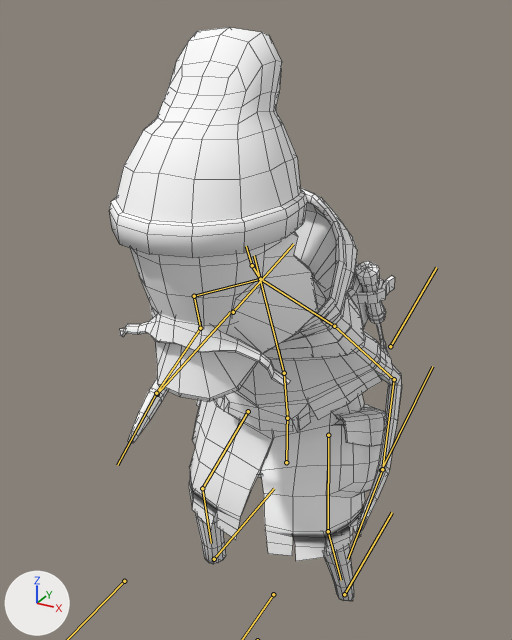
The FBX model Assets/Models/PlayerModel.fbx as it was, and as the next commit left it.
Rendered twice from a camera (50 mm lens) standing at (0.806, -1.586, 1.765) and looking at (-0.049, -0.032, 0.988). Every picture has the same lights, and +X, +Y and +Z are marked at lower left. Both versions are drawn at frame 2 of the action 'Rig|Jump'; the numbers are the values there. The bones that bend it are drawn over the model as lines. Mesh edges are drawn as thin lines.

In view in the first picture: 'GameOffJamCharacter_02'.
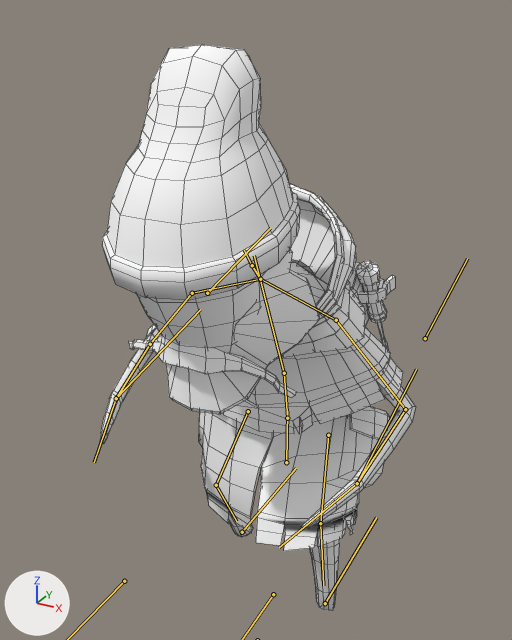
What the commit changed:
Bone 'Head' (bone_head) turns from (-3, 0, 0) to (9, 0, 0) degrees about its own x, y and z.
Bone 'Arm_Shoulder.L' (bone_arm_shoulder_l) turns from (-4, -1, -1) to (1, 0, 0) degrees about its own x, y and z.
Bone 'Arm_Upper.L' (bone_arm_upper_l) turns from (28, -8, 9) to (4, 0, 5) degrees about its own x, y and z.
Bone 'Arm_Lower.L' (bone_arm_lower_l) turns from (-12, -6, -55) to (-13, -7, -60) degrees about its own x, y and z.
Bone 'Arm_Shoulder.R' (bone_arm_shoulder_r) turns from (-4, 1, 1) to (-2, 0, 0) degrees about its own x, y and z.
Bone 'Arm_Upper.R' (bone_arm_upper_r) turns from (31, 9, -6) to (2, 3, 3) degrees about its own x, y and z.
Bone 'Arm_Lower.R' (bone_arm_lower_r) turns from (-13, 9, 66) to (-14, 10, 69) degrees about its own x, y and z.
Bone 'Leg_Upper.L' (bone_leg_upper_l) turns from (-23, 0, -9) to (-37, -5, -8) degrees about its own x, y and z.
Bone 'Leg_Lower.L' (bone_leg_lower_l) turns from (41, -4, 12) to (46, -6, 13) degrees about its own x, y and z.
Bone 'Leg_Upper.R' (bone_leg_upper_r) turns from (-10, 0, 4) to (7, -1, 2) degrees about its own x, y and z.

Boxes (x1, y1, x2, y2) around the edits, measured in the pictures (512 x 640 px):
'GameOffJamCharacter_02', posed (8% wider)
    before: (110, 27, 402, 601)
    after: (100, 45, 416, 611)
bone 'Head', root to tip
    before: (252, 265) to (246, 246)
    after: (252, 265) to (244, 250)
bone 'Arm_Shoulder.L', root to tip
    before: (260, 279) to (334, 326)
    after: (260, 279) to (336, 320)
bone 'Arm_Upper.L', root to tip
    before: (334, 326) to (394, 379)
    after: (336, 320) to (405, 409)
bone 'Arm_Lower.L', root to tip
    before: (394, 379) to (382, 469)
    after: (405, 409) to (357, 483)
bone 'Arm_Shoulder.R', root to tip
    before: (260, 279) to (194, 296)
    after: (260, 279) to (192, 293)
bone 'Arm_Upper.R', root to tip
    before: (194, 296) to (200, 328)
    after: (192, 293) to (150, 344)
bone 'Arm_Lower.R', root to tip
    before: (200, 328) to (156, 393)
    after: (150, 344) to (116, 398)
bone 'Leg_Upper.L', root to tip
    before: (328, 435) to (328, 531)
    after: (328, 435) to (320, 523)
bone 'Leg_Lower.L', root to tip
    before: (328, 531) to (341, 580)
    after: (320, 523) to (323, 585)
bone 'Leg_Upper.R', root to tip
    before: (248, 411) to (202, 488)
    after: (248, 411) to (216, 485)
